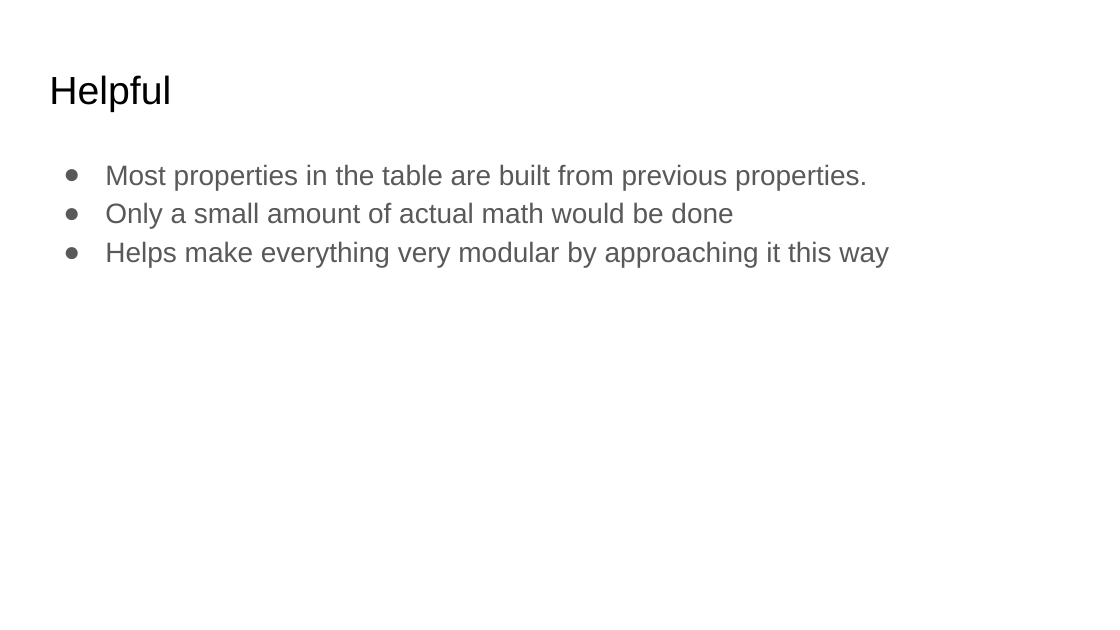
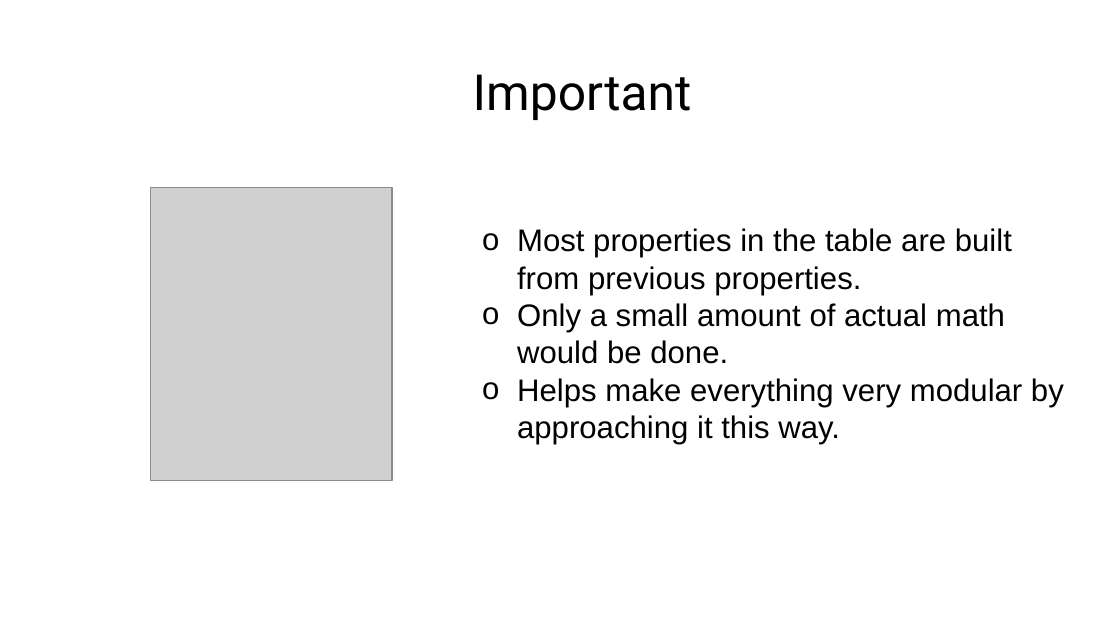
Before and after one commit to AnrozPerson/Classifying-Shapes-from-Coordinates, a slide deck: slide 5 of CAT T3 Design.pptx. Drawn at 1120x630 pixels with LibreOffice and Linux fonts; fonts in the diff are those of the drawing; grey boxes stand for pictures; background and template pictures are left out. Boxes give left, top, right and bottom in pixels: in the first picture for what was removed or moved away, otherwise in the second. Text is boxed around its words. In the diff, an @@ line names an element or a change of style, - is before the commit and + after.

```diff
--- a/CAT T3 Design.pptx
+++ b/CAT T3 Design.pptx
@@ title removed at bbox=[49, 75, 171, 112] @@
-Helpful
@@ text added at bbox=[473, 74, 692, 120], 32 pt, text #000000 @@
+Important
@@ picture added at bbox=[150, 187, 392, 479] @@
@@ text "Most properties in the table ...": place and size @@
-text "Most properties in the table ..." at bbox=[105, 164, 889, 267]
+text "Most properties in the table ..." at bbox=[517, 228, 1064, 444]
@@ text at bbox=[517, 228, 1012, 295]: size 18 to 20 pt, text colour #595959 to #000000 in "Most properties in the table are built ..."; bullet ● to o; line spacing 1.15 to 1; bullet colour #595959 to #000000 @@
@@ text at bbox=[517, 303, 1064, 444]: text changed; size 18 to 20 pt; text colour #595959 to #000000 @@
-● Only a small amount of actual math would be done
-● Helps make everything very modular by approaching it this way
+o Only a small amount of actual math would be done.
+o Helps make everything very modular by approaching it this way.
```
Also in this commit, not shown: 5 other slides changed, 8 slides added, 4 slides removed, 1 other file.
